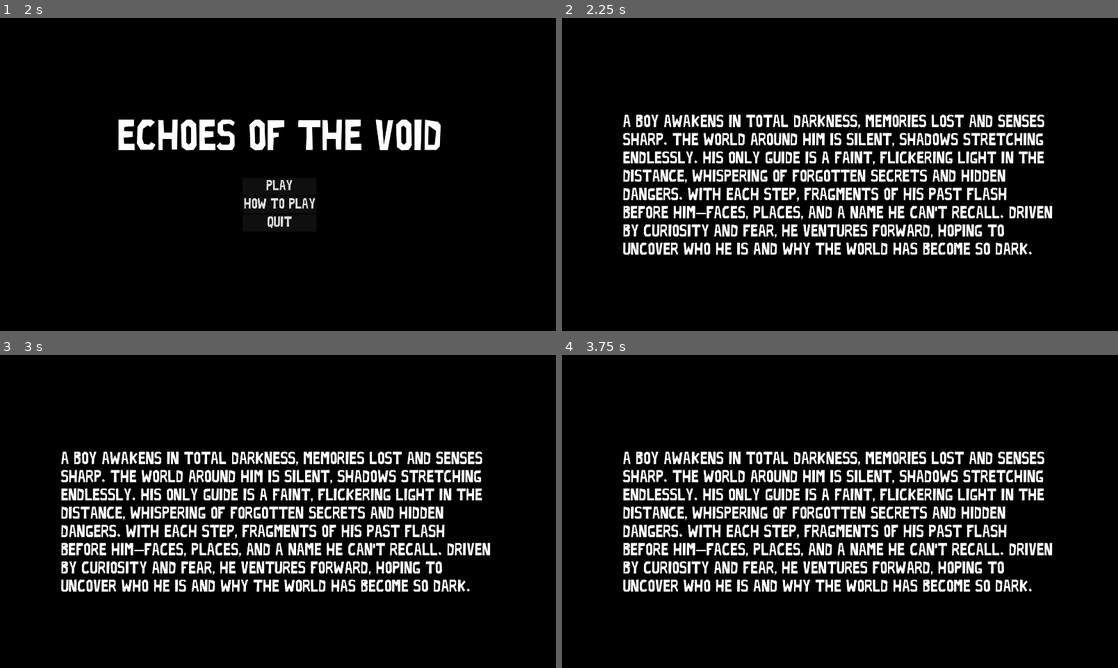
Above: before the commit, frames 1-4 (two rows, left to right).
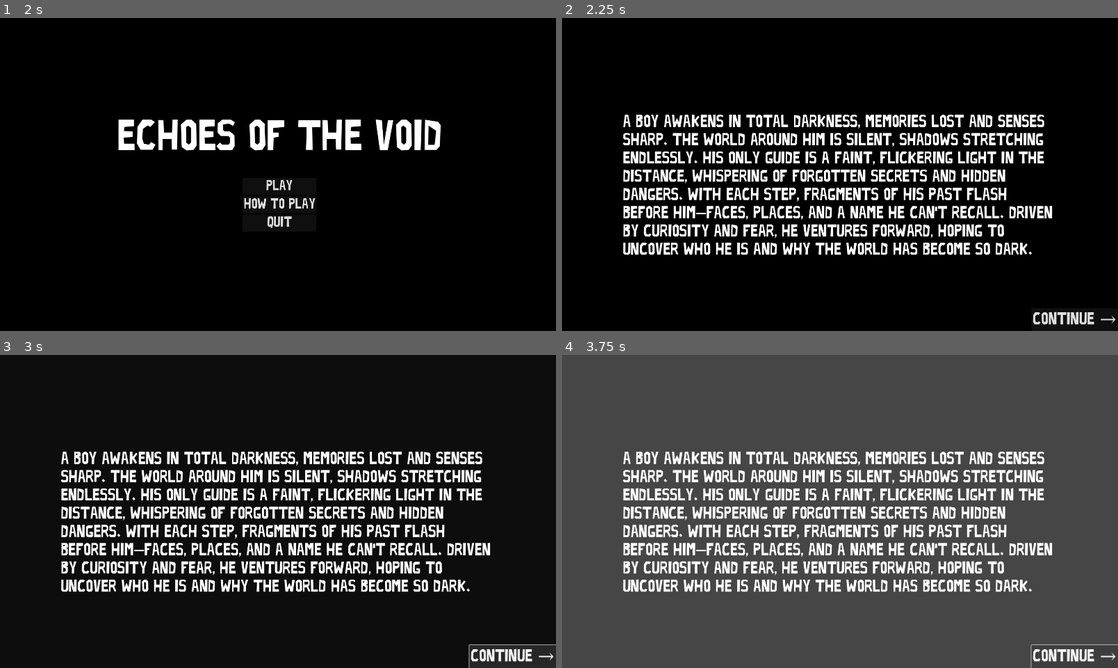
Above: after the commit, the same moments.

Repository: CPhuong24/UPJam2024
Game: Godot game, scene res://main_menu.tscn
Same seed, same stepped clock (60 frames per second), same inputs: the game is played once before the commit and once after it.
Inputs (mouse positions are in pixels of both pictures, inside the frame that each line leads up to):
- Up to frame 1 (2 s): click "How To Play" at 0.5 s; click "X" at 1.25 s
- Up to frame 2 (2.25 s): click "Play" at 2 s
- Up to frame 3 (3 s): click (511, 655) at 2.75 s, where only the run after the commit has a clickable "Continue →"
- Up to frame 4 (3.75 s): click (1073, 655) at 3.5 s, where only the run after the commit has a clickable "Continue →"

Frame 1 is identical in both runs. In frame 2, 0.4% of the frame differs, in the area x 84-100%, y 93-98%; in frame 3, 1.2%; in frame 4, 90%, in the area x 0-100%, y 0-100%.

Commit message:
Add Continue button to Storyboard
Removes timer-based transition from Storyboard, instead using a
continue button.

Signed-off-by: Alex Schendel <alex.schendel@intel.com>

Diff:
--- a/controls.tscn
+++ b/controls.tscn
@@ -60,6 +60,7 @@
 text = "D"
 
 [node name="E" type="Label" parent="ColorRect"]
+layout_mode = 0
 offset_left = 450.0
 offset_top = 750.0
 offset_right = 495.0
@@ -69,6 +70,7 @@
 text = "E"
 
 [node name="Esc" type="Label" parent="ColorRect"]
+layout_mode = 0
 offset_left = 1400.0
 offset_top = 250.0
 offset_right = 1537.0
@@ -78,6 +80,7 @@
 text = "Esc"
 
 [node name="Movement" type="Label" parent="ColorRect"]
+layout_mode = 0
 offset_left = 300.0
 offset_top = 120.0
 offset_right = 689.0
@@ -88,6 +91,7 @@
 "
 
 [node name="Interact" type="Label" parent="ColorRect"]
+layout_mode = 0
 offset_left = 300.0
 offset_top = 600.0
 offset_right = 668.0
@@ -97,6 +101,7 @@
 text = "Interact"
 
 [node name="Pause" type="Label" parent="ColorRect"]
+layout_mode = 0
 offset_left = 1360.0
 offset_top = 120.0
 offset_right = 1585.0
--- a/fade_transition.gd
+++ b/fade_transition.gd
@@ -1,8 +1,7 @@
 extends CanvasLayer
 
-func _ready():
-	# Wait for 5 seconds, then start the fade-out
-	await get_tree().create_timer(9.0).timeout
+
+func _on_button_pressed() -> void:
 	$AnimationPlayer.play("fade_out")
 	await get_tree().create_timer(1.0).timeout
 	get_tree().change_scene_to_file("res://world.tscn")
--- a/story_board.tscn
+++ b/story_board.tscn
@@ -70,3 +70,19 @@
 text = "
 A boy awakens in total darkness, memories lost and senses sharp. The world around him is silent, shadows stretching end …(336 unchanged characters)…
 autowrap_mode = 2
+
+[node name="Button" type="Button" parent="."]
+anchors_preset = 3
+anchor_left = 1.0
+anchor_top = 1.0
+anchor_right = 1.0
+anchor_bottom = 1.0
+offset_left = -289.0
+offset_top = -79.0
+grow_horizontal = 0
+grow_vertical = 0
+theme_override_fonts/font = ExtResource("2_a8475")
+theme_override_font_sizes/font_size = 60
+text = "Continue →"
+
+[connection signal="pressed" from="Button" to="." method="_on_button_pressed"]
